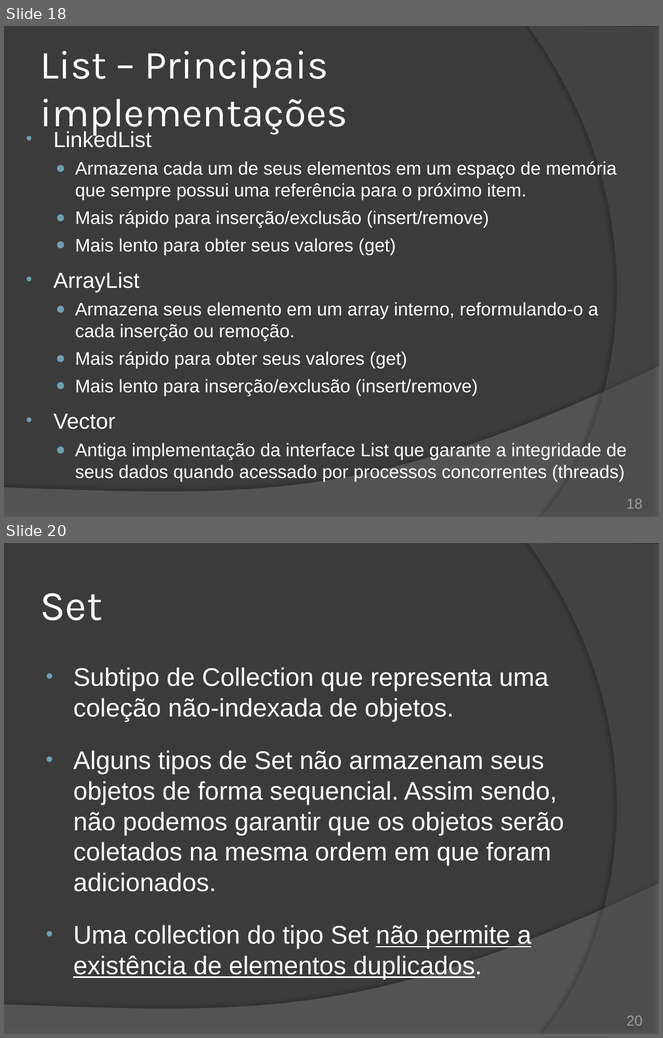
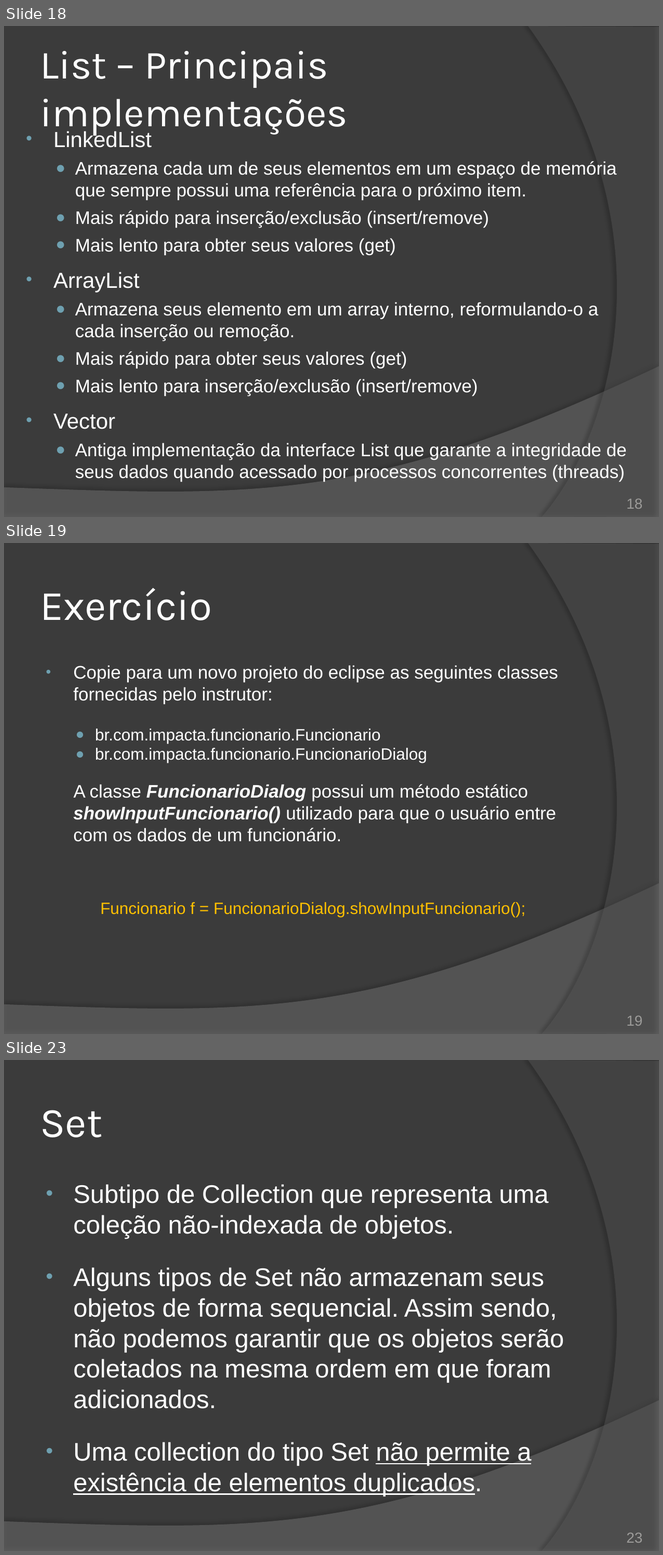
Before and after one commit to duchesqui/slzvieira-training, a slide deck: 2-Java-Programmer-Modulo-II/10.Capitulo04.pptx. Shown one above the other, each under a label of ours: slides 18 and 20 before the commit, slides 18, 19 and 23 after it; the slides between them are not shown. The pictures are 663x1038 and 663x1555 pixels, drawn with LibreOffice and Linux fonts; fonts in the diff are those of the drawing. Boxes give left, top, right and bottom in pixels: in the first picture for what was removed or moved away, otherwise in the second. Text is boxed around its words. In the diff, an @@ line names an element or a change of style, - is before the commit and + after.

Commit message:
Collections - Exercício.

```diff
--- a/2-Java-Programmer-Modulo-II/10.Capitulo04.pptx
+++ b/2-Java-Programmer-Modulo-II/10.Capitulo04.pptx
@@ slide 19 added at bbox=[4, 543, 659, 1034], background #3B3B3B; not listed: 2 template elements that a slide beside it also shows @@
@@ title added at bbox=[40, 588, 213, 620], 46 pt, text #FFFFFF @@
+Exercício
@@ text added at bbox=[73, 665, 558, 917], 20 pt, text #FFFFFF @@
+• Copie para um novo projeto do eclipse as seguintes classes fornecidas pelo instrutor:
+  ● br.com.impacta.funcionario.Funcionario
+  ● br.com.impacta.funcionario.FuncionarioDialog
+A classe FuncionarioDialog possui um método estático showInputFuncionario() utilizado para que o usuário entre com os dados de um funcionário.
+Funcionario f = FuncionarioDialog.showInputFuncionario();
@@ page number added at bbox=[626, 1016, 643, 1026], 16 pt, text #9D9B9A @@
+19
@@ what was slide 20 is now slide 23 @@
@@ page number at bbox=[626, 1533, 643, 1543]: text changed @@
-20
+23
```
Also in this commit, not shown: 1 slide changed, 4 other slides added, 2 slides removed, 2 other files.
